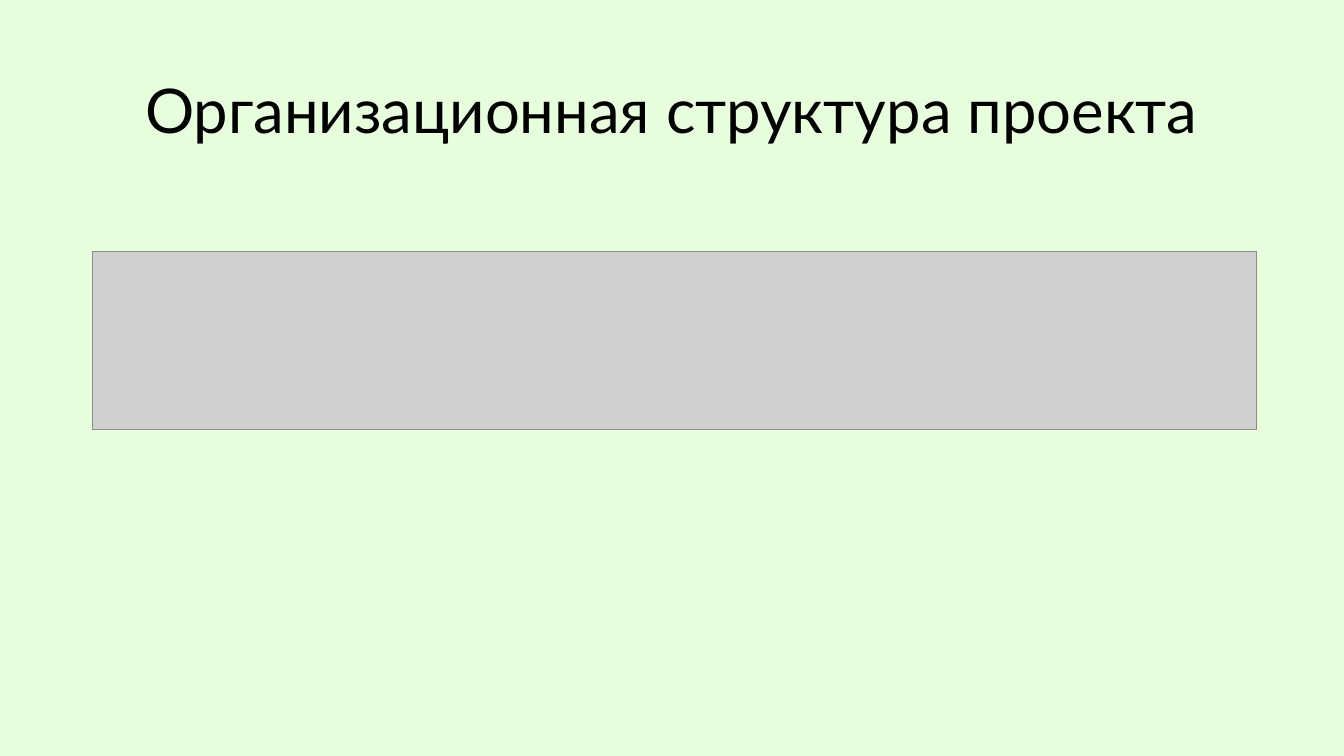
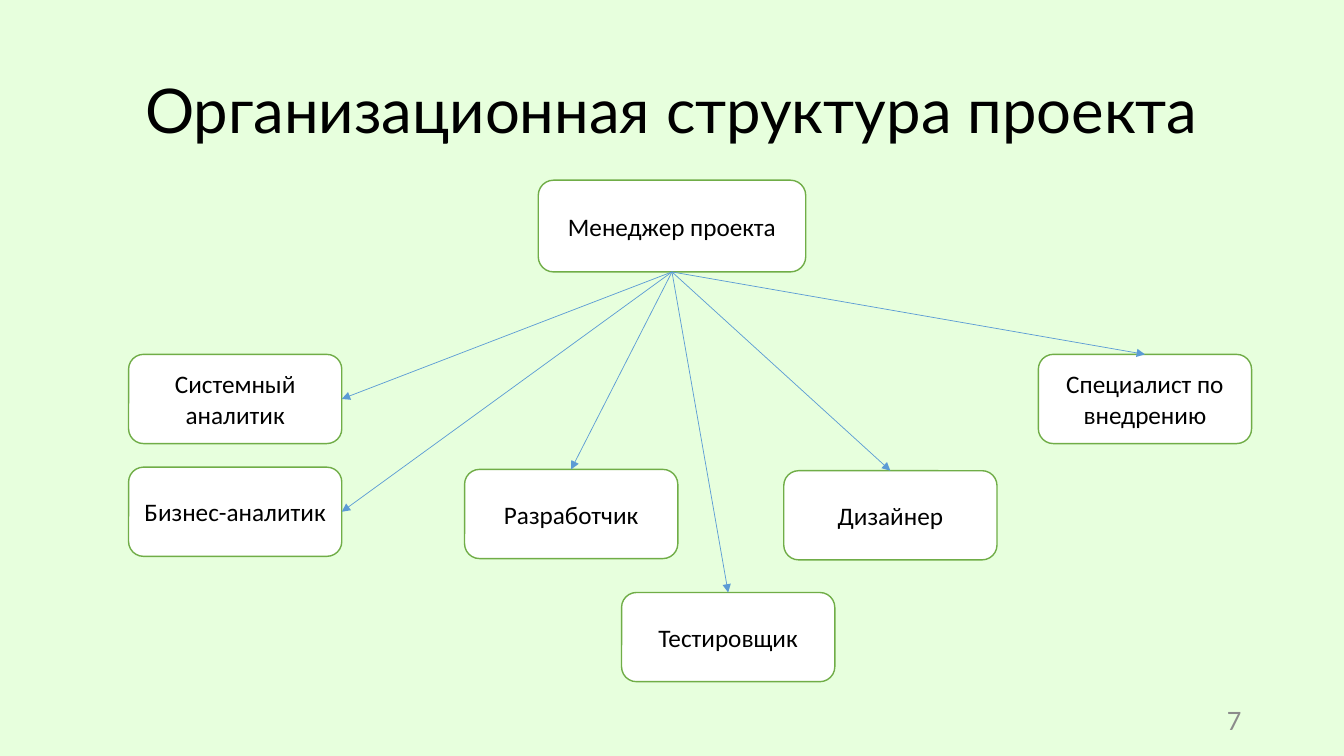
Before and after one commit to R0bari/MessageDeliveryService, a slide deck: slide 7 of Презентация/Сухарев. ВКР.pptx. Drawn at 1344x756 pixels with LibreOffice and Linux fonts; fonts in the diff are those of the drawing; grey boxes stand for pictures. Boxes give left, top, right and bottom in pixels: in the first picture for what was removed or moved away, otherwise in the second. Text is boxed around its words. In the diff, an @@ line names an element or a change of style, - is before the commit and + after.

```diff
--- a/Презентация/Сухарев. ВКР.pptx
+++ b/Презентация/Сухарев. ВКР.pptx
@@ rounded rectangle added at (538,180,806,272), fill #FFFFFF, outline #70AD47 1 pt, 18 pt, text #000000 @@
+Менеджер проекта
@@ picture removed at (93,252,1257,431) @@
@@ arrow added from (673, 272) to (342, 399), #5B9BD5 0.5 pt @@
@@ arrow added from (673, 272) to (342, 512), #5B9BD5 0.5 pt @@
@@ arrow added from (673, 272) to (572, 470), #5B9BD5 0.5 pt @@
@@ arrow added from (673, 272) to (890, 471), #5B9BD5 0.5 pt @@
@@ arrow added from (673, 272) to (728, 593), #5B9BD5 0.5 pt @@
@@ arrow added from (673, 272) to (1145, 355), #5B9BD5 0.5 pt @@
@@ rounded rectangle added at (129,355,343,444), fill #FFFFFF, outline #70AD47 1 pt, 18 pt, text #000000 @@
+Системный аналитик
@@ rounded rectangle added at (1038,355,1252,444), fill #FFFFFF, outline #70AD47 1 pt, 18 pt, text #000000 @@
+Специалист по внедрению
@@ rounded rectangle added at (129,467,343,556), fill #FFFFFF, outline #70AD47 1 pt, 18 pt, text #000000 @@
+Бизнес-аналитик
@@ rounded rectangle added at (465,470,679,559), fill #FFFFFF, outline #70AD47 1 pt, 18 pt, text #000000 @@
+Разработчик
@@ rounded rectangle added at (784,471,998,560), fill #FFFFFF, outline #70AD47 1 pt, 18 pt, text #000000 @@
+Дизайнер
@@ rounded rectangle added at (622,593,836,682), fill #FFFFFF, outline #70AD47 1 pt, 18 pt, text #000000 @@
+Тестировщик
@@ page number added at (1227,712,1242,730), 18 pt, text #8C8C8C @@
+7
```
Also in this commit, not shown: 10 other slides changed, 3 slides added, 3 slides removed, 4 other files.
